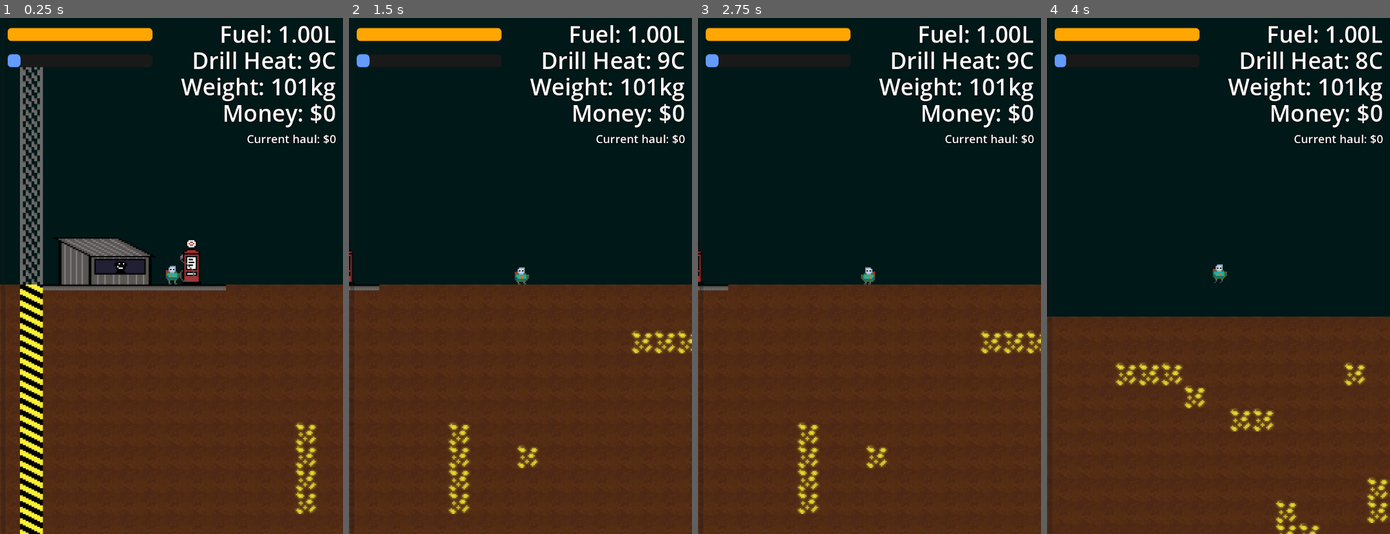
Above: before the commit, frames 1-4 (left to right).
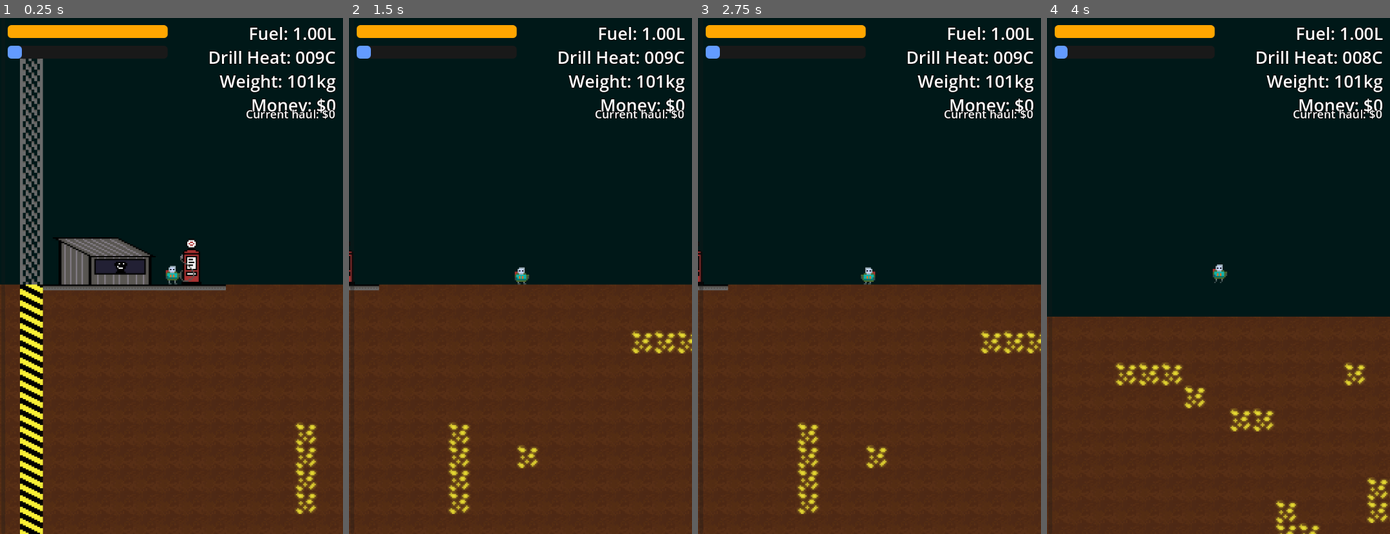
Above: after the commit, the same moments.

Repository: brikr/ludum-dare-57
Game: Godot game, scene res://scenes/main/main.tscn
Two runs of this game, one before a commit and one after it. Both use one fixed random seed, a clock stepped at 60 frames per second and the inputs below. This scene is started directly instead of the project's main scene.
Inputs (mouse positions are in pixels of both pictures, inside the frame that each line leads up to):
- Up to frame 1 (0.25 s): no input
- Up to frame 2 (1.5 s): tap Enter at 0.5 s; move the mouse to (595, 250) at 0.52 s; hold D (move_right) from 0.53 s (still down); tap F (interact) at 0.6 s; tap Space (jump) at 0.77 s; move the mouse to (451, 301) at 1.27 s; click (451, 301) at 1.35 s
- Up to frame 3 (2.75 s): tap Space (jump) at 1.52 s; move the mouse to (903, 162) at 2.02 s; release D (move_right) at 2.03 s; hold A (move_left) from 2.03 s (still down); tap F (interact) at 2.1 s
- Up to frame 4 (4 s): move the mouse to (1201, 379) at 2.77 s; release A (move_left) at 2.78 s; hold D (move_right) from 2.78 s (still down); click (1201, 379) at 2.85 s; tap Space (jump) at 3.02, 3.77 s; move the mouse to (1321, 353) at 3.52 s; tap F (interact) at 3.6 s

The runs differ from the first frame. In frame 1, 5.4% of the frame differs, in the area x 2-98%, y 1-25%; in frame 2, 5.4%; in frame 3, 5.4%; in frame 4, 5.4%.

Commit message:
monospace status hud

Diff:
--- a/scenes/hud/hud.gd
+++ b/scenes/hud/hud.gd
@@ -1,7 +1,7 @@
 extends CanvasLayer
 
 const FUEL_WEIGHT_MONEY_TEMPLATE := """Fuel: %.2fL
-Drill Heat: %dC
+Drill Heat: %03dC
 Weight: %dkg
 Money: $%d"""
 const CURRENT_HAUL_VALUE_TEMPLATE := "Current haul: $%d"
--- a/scenes/hud/hud.tscn
+++ b/scenes/hud/hud.tscn
@@ -1,28 +1,33 @@
-[gd_scene load_steps=3 format=3 uid="uid://dfowoevuj1o11"]
+[gd_scene load_steps=4 format=3 uid="uid://dfowoevuj1o11"]
 
 [ext_resource type="Theme" uid="uid://dmwt5ilifg3r8" path="res://assets/ui_theme.tres" id="1_48c2t"]
 [ext_resource type="Script" uid="uid://c57mj3ygc5bdo" path="res://scenes/hud/hud.gd" id="1_cgeww"]
+[ext_resource type="SystemFont" uid="uid://cl2suc7tuuam4" path="res://scenes/hud/status_font.tres" id="2_c45xl"]
 
 [node name="HUD" type="CanvasLayer"]
 script = ExtResource("1_cgeww")
 
 [node name="Status" type="Label" parent="."]
 offset_left = 15.0
+offset_top = 7.0
 offset_right = 705.0
-offset_bottom = 177.0
-theme_override_font_sizes/font_size = 48
+offset_bottom = 203.0
+theme_override_constants/line_spacing = 0
+theme_override_fonts/font = ExtResource("2_c45xl")
+theme_override_font_sizes/font_size = 36
 text = "Fuel: 1.00L
-Drill Heat: 10C
+Drill Heat: 010C
 Weight: 100kg
 Money: $0"
 horizontal_alignment = 2
 
 [node name="CurrentHaulValue" type="Label" parent="."]
-offset_left = 5.0
-offset_top = 236.0
-offset_right = 706.0
-offset_bottom = 270.0
+offset_left = 16.0
+offset_top = 184.0
+offset_right = 704.0
+offset_bottom = 218.0
 theme = ExtResource("1_48c2t")
+theme_override_fonts/font = ExtResource("2_c45xl")
 theme_override_font_sizes/font_size = 24
 text = "Current Haul: $0"
 horizontal_alignment = 2
@@ -61,16 +66,16 @@
 
 [node name="HeatProgressBar" type="ProgressBar" parent="."]
 offset_left = 16.0
-offset_top = 76.0
-offset_right = 320.0
-offset_bottom = 103.0
+offset_top = 58.0
+offset_right = 352.0
+offset_bottom = 85.0
 value = 50.0
 show_percentage = false
 
 [node name="FuelProgressBar" type="ProgressBar" parent="."]
 offset_left = 16.0
-offset_top = 21.0
-offset_right = 320.0
-offset_bottom = 48.0
+offset_top = 15.0
+offset_right = 352.0
+offset_bottom = 42.0
 value = 50.0
 show_percentage = false
--- /dev/null
+++ b/scenes/hud/status_font.tres
@@ -0,0 +1,4 @@
+[gd_resource type="SystemFont" format=3 uid="uid://cl2suc7tuuam4"]
+
+[resource]
+font_names = PackedStringArray("Cascadia Mono")
